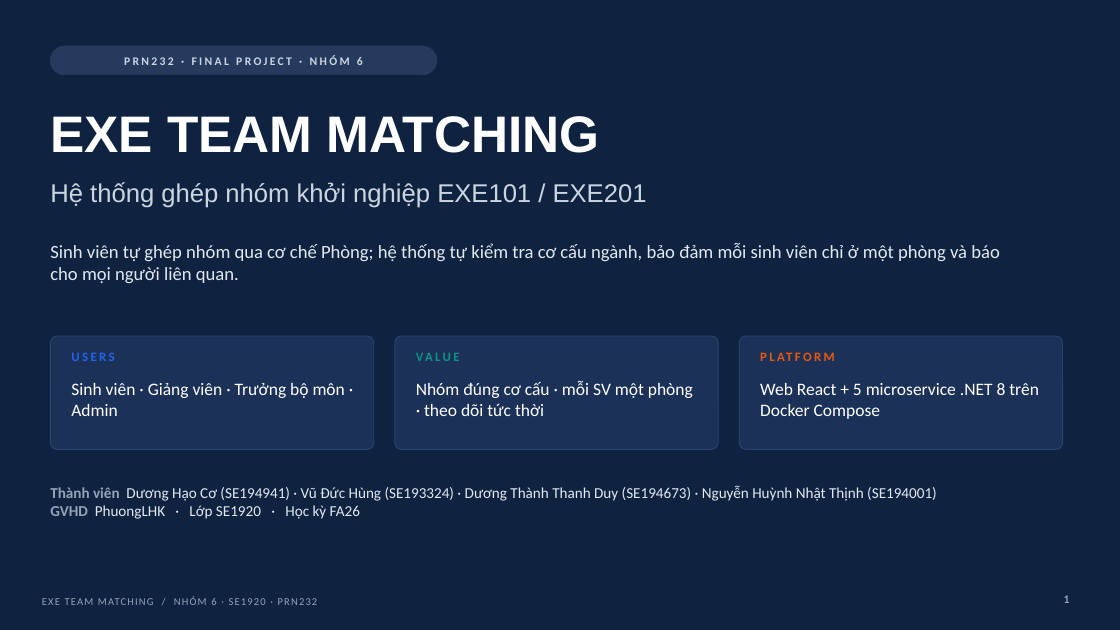
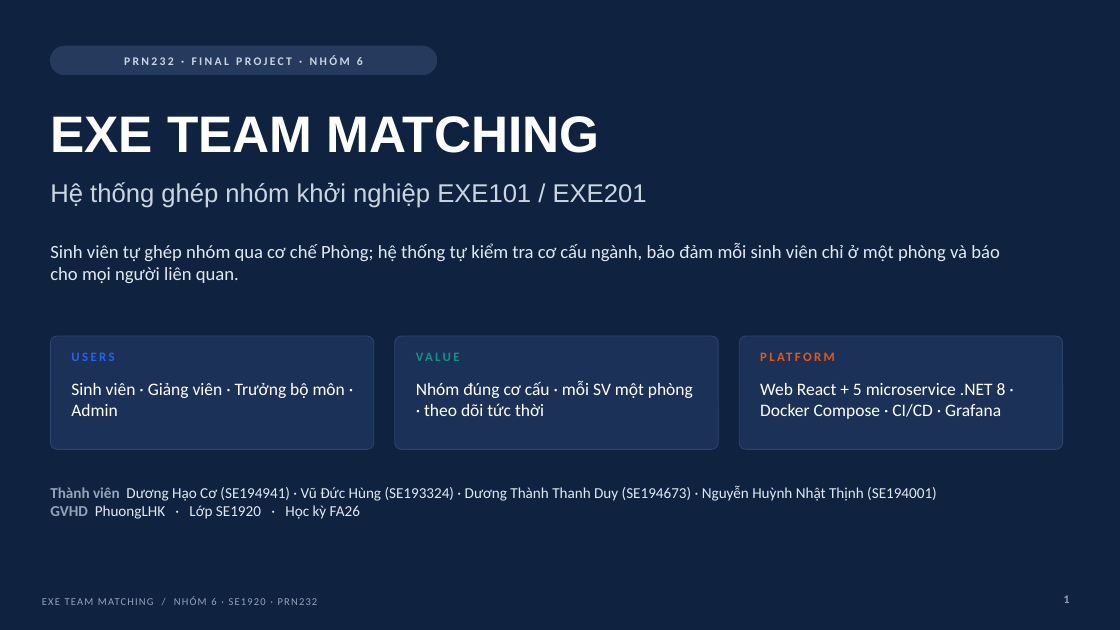
Before and after one commit to co-duong-hao/PRN232_Final, a slide deck: slide 1 of docs/slides/EXE_Team_Matching_Nhom6.pptx. Drawn at 1120x630 pixels with LibreOffice and Linux fonts; fonts in the diff are those of the drawing. Boxes give left, top, right and bottom in pixels: in the first picture for what was removed or moved away, otherwise in the second. Text is boxed around its words. In the diff, an @@ line names an element or a change of style, - is before the commit and + after.

```diff
--- a/docs/slides/EXE_Team_Matching_Nhom6.pptx
+++ b/docs/slides/EXE_Team_Matching_Nhom6.pptx
@@ text at box(760, 383, 1006, 419): text changed @@
-Web React + 5 microservice .NET 8 trên Docker Compose
+Web React + 5 microservice .NET 8 · Docker Compose · CI/CD · Grafana
```
Also in this commit, not shown: 7 other slides changed, 2 slides added, 1 other file.
